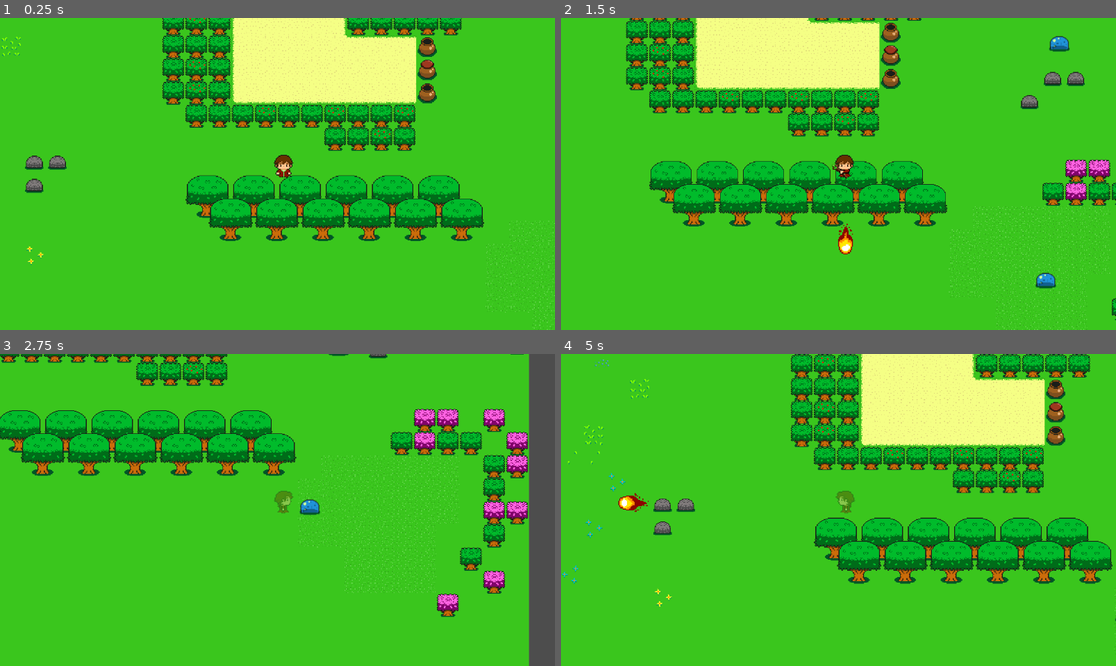
Above: before the commit, frames 1-4 (two rows, left to right).
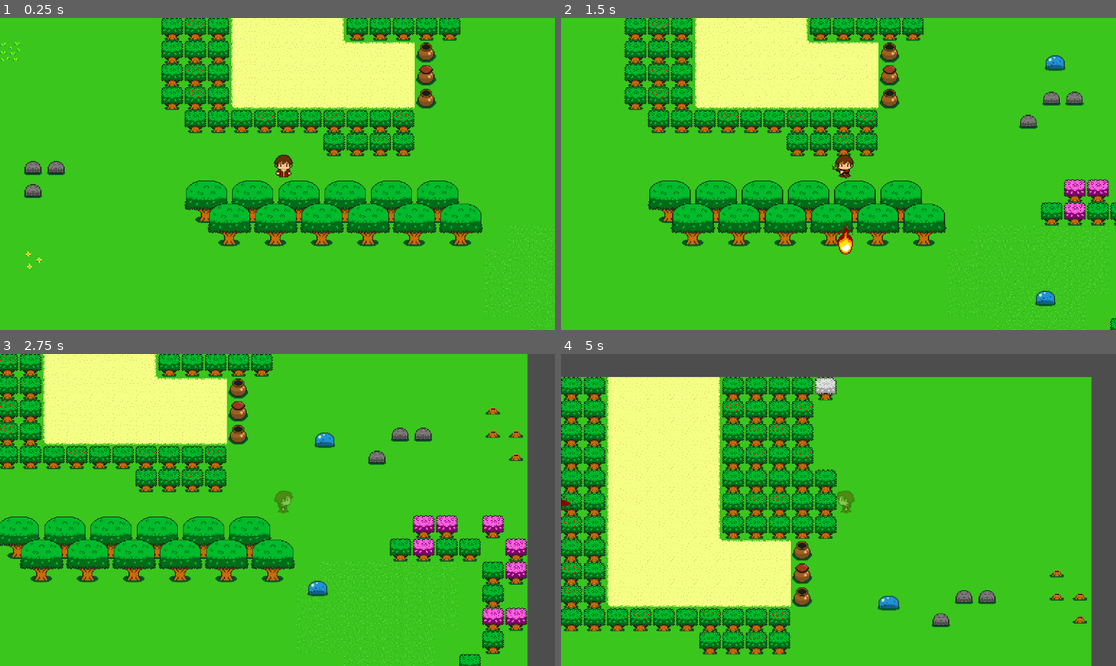
Above: after the commit, the same moments.

Repository: AlexGarciaPrada/Zelda-like-Game
Game: Godot game, scene res://PruebasAlex.tscn
The game is run twice, just before and just after one commit, with the same random seed, the same clock (stepped at 60 frames per second) and the same inputs.
Inputs:
- Up to frame 1 (0.25 s): no input
- Up to frame 2 (1.5 s): tap Enter at 0.5 s; hold Right (ui_right) 0.53-1.28 s; tap M (Attack) at 0.6 s; hold Down (ui_down) from 1.28 s (still down); tap F (FireBall) at 1.35 s
- Up to frame 3 (2.75 s): release Down (ui_down) at 2.03 s; hold Right (ui_right) from 2.03 s (still down); tap I (Invisiblity) at 2.1 s
- Up to frame 4 (5 s): release Right (ui_right) at 2.78 s; hold Up (ui_up) 2.78-3.53 s; tap Ctrl at 2.85 s; hold Left (ui_left) from 3.53 s (still down); tap M (Attack) at 3.6 s; tap F (FireBall) at 4.35 s

The runs differ from the first frame. In frame 1, 17% of the frame differs, in the area x 0-100%, y 0-100%; in frame 2, 26%; in frame 3, 36%; in frame 4, 67%.

Commit message:
fisicas arboles

Diff:
--- a/PruebasAlex.tscn
+++ b/PruebasAlex.tscn
@@ -166,15 +166,19 @@
 0:0/0 = 0
 0:0/0/physics_layer_0/linear_velocity = Vector2(0, 0)
 0:0/0/physics_layer_0/angular_velocity = 0.0
+0:0/0/physics_layer_0/polygon_0/points = PackedVector2Array(-16, -16, 16, -16, 16, 16, -16, 16)
 1:0/0 = 0
 1:0/0/physics_layer_0/linear_velocity = Vector2(0, 0)
 1:0/0/physics_layer_0/angular_velocity = 0.0
+1:0/0/physics_layer_0/polygon_0/points = PackedVector2Array(-16, -16, 16, -16, 16, 16, -16, 16)
 0:1/0 = 0
 0:1/0/physics_layer_0/linear_velocity = Vector2(0, 0)
 0:1/0/physics_layer_0/angular_velocity = 0.0
+0:1/0/physics_layer_0/polygon_0/points = PackedVector2Array(-16, -16, 16, -16, 16, 16, -16, 16)
 1:1/0 = 0
 1:1/0/physics_layer_0/linear_velocity = Vector2(0, 0)
 1:1/0/physics_layer_0/angular_velocity = 0.0
+1:1/0/physics_layer_0/polygon_0/points = PackedVector2Array(-16, -16, 16, -16, 16, 16, -16, 16)
 
 [sub_resource type="TileSet" id="TileSet_3k1m8"]
 tile_size = Vector2i(32, 32)
--- a/Wizard.tscn
+++ b/Wizard.tscn
@@ -20,7 +20,7 @@
 [ext_resource type="Texture2D" uid="uid://oudr7k6mrpwr" path="res://Assets Videojuego/Sprites/Personajes/Protagonista/Right/Walk/Derecha walk prota.png" id="18_rr3e5"]
 
 [sub_resource type="RectangleShape2D" id="RectangleShape2D_glctq"]
-size = Vector2(29.8763, 35.1719)
+size = Vector2(29.8763, 43.1579)
 
 [sub_resource type="AtlasTexture" id="AtlasTexture_upgg6"]
 atlas = ExtResource("3_sou3v")
@@ -544,7 +544,7 @@
 script = ExtResource("1_oux7l")
 
 [node name="CollisionShape2D" type="CollisionShape2D" parent="."]
-position = Vector2(12.5, -15.5)
+position = Vector2(12.5, -11.507)
 shape = SubResource("RectangleShape2D_glctq")
 
 [node name="Camera2D" type="Camera2D" parent="."]
